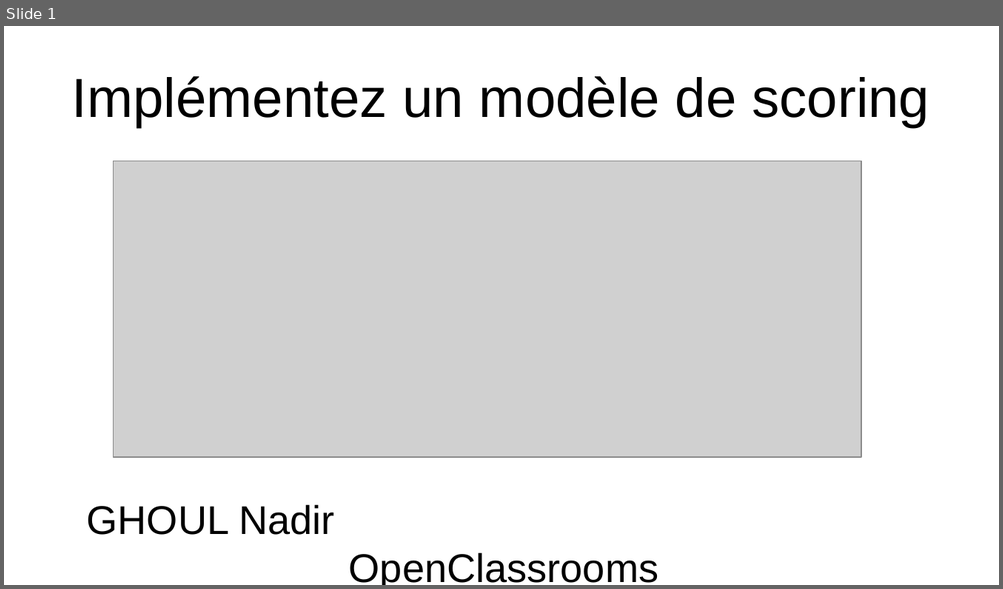
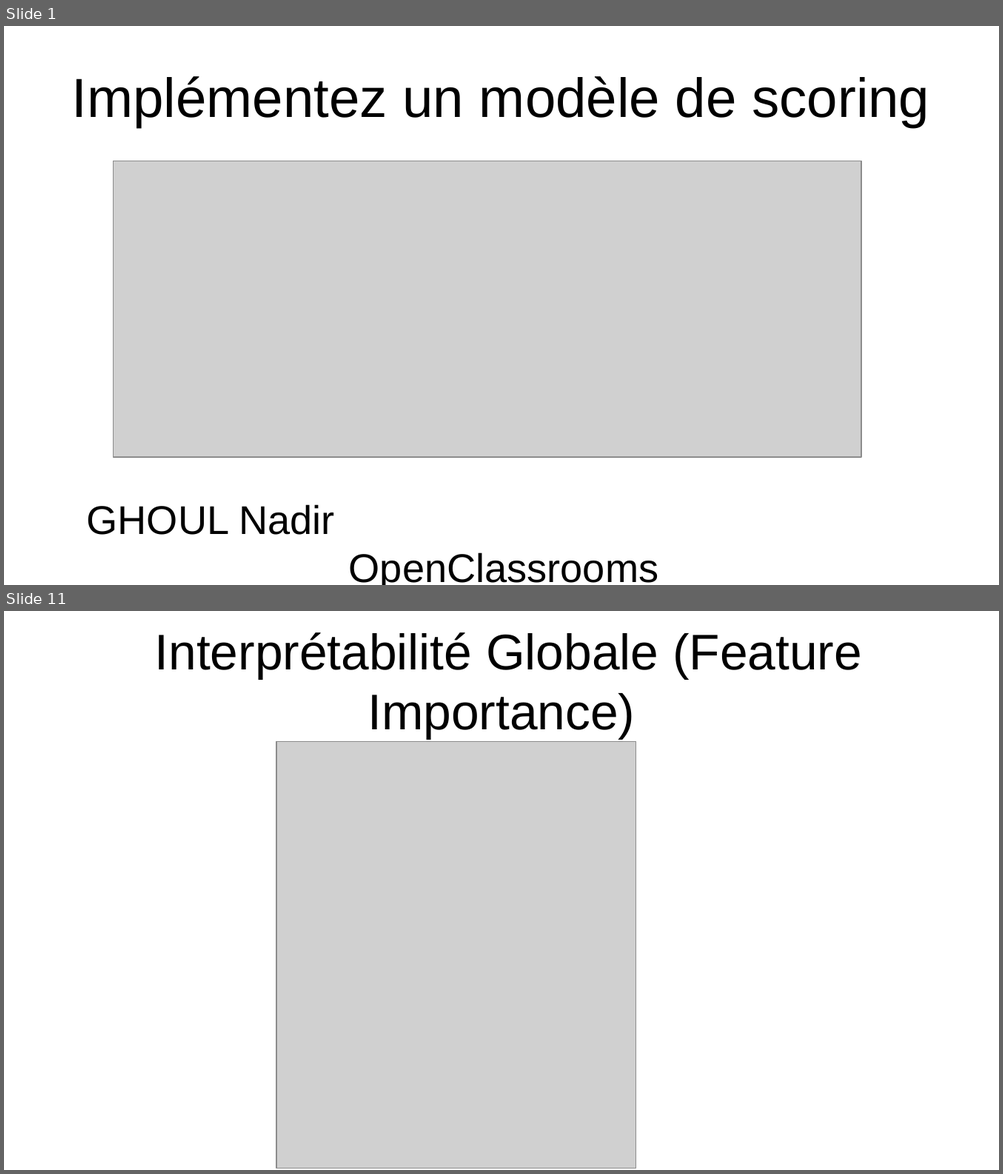
Before and after one commit to gndu91/p7, a slide deck: deliverables/GHOUL_Nadir_6_presentation.odp. Shown one above the other, each under a label of ours: slide 1 before the commit, slides 1 and 11 after it; the slides between them are not shown. The pictures are 1003x589 and 1003x1174 pixels, drawn with LibreOffice and Linux fonts; fonts in the diff are those of the drawing; grey boxes stand for pictures. Boxes give left, top, right and bottom in pixels: in the first picture for what was removed or moved away, otherwise in the second. Text is boxed around its words. In the diff, an @@ line names an element or a change of style, - is before the commit and + after.

```diff
--- a/deliverables/GHOUL_Nadir_6_presentation.odp
+++ b/deliverables/GHOUL_Nadir_6_presentation.odp
@@ slide 11 added at (4,611,999,1170), background #FFFFFF @@
@@ title added at (155,632,862,740), 40 pt, text #000000 @@
+Interprétabilité Globale (Feature Importance)
@@ picture added at (276,742,636,1169) @@
```
Also in this commit, not shown: 12 other slides added, 1 slide removed, 1 other file.
